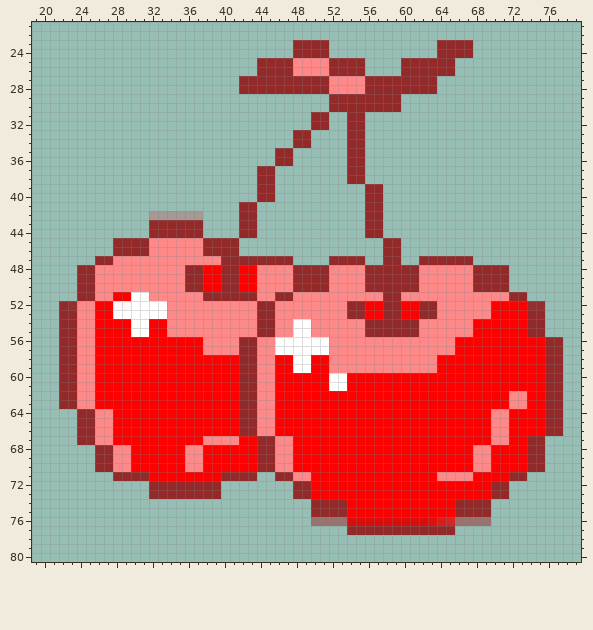
Sprite sheet -- DungeonCrawlers/src/main/resources/regularReward2.png. The picture above is the old version.
The file is 100x100 pixels. Colours within 5 levels of each other are drawn and written as one. Shown: x 19..79, y 21..80.
Once edited:
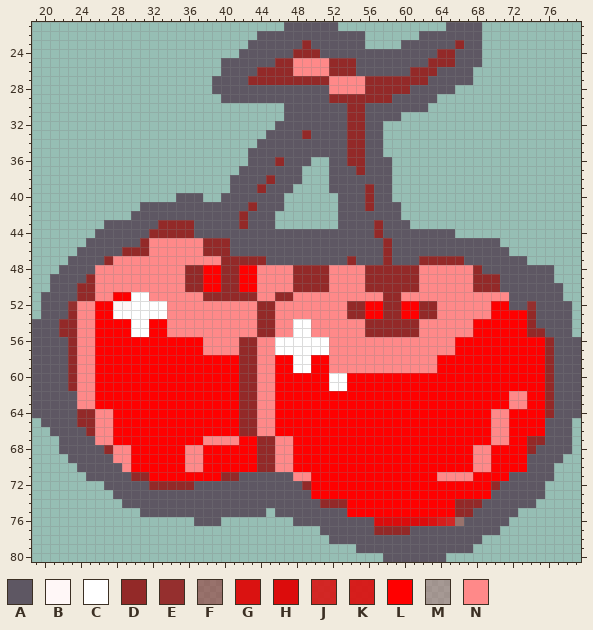
Palette (. is transparent): A #5e5763  B #fff7f7  C #ffffff  D #932928  E #952f2e  F #9a373590  G #dd0c0bf6  H #dc0c0c  J #dd0d0cd9  K #dd0d0ce7  L #ff0000  M #b672727d  N #ff8989
What changed:
Changed rows in their new state; - is an unchanged pixel.
first column x 19:
21 ----------------------------AAAAAA------------AAAA-----------
22 -------------------------AAAAAAAAAAAA------AAAAAAA-----------
23 ------------------------AAAAAA-AAAAAA----AAAAAA-AA-----------
24 -----------------------AAAAAA---AAAAAAAAAAAAA--AAA-----------
25 ---------------------AAAAAA---------AAAAAAAA---AAA-----------
26 ---------------------AAAA-----------AAAAAA---AAAA------------
27 --------------------AAAA--------------------AAAAA------------
28 --------------------AAAAAAAAAAAAA---------AAAAA--------------
29 ---------------------AAAAAAAAAAAA-------AAAAA----------------
30 ----------------------------AAAAAAA--AAAAAAA-----------------
31 ----------------------------AAAAAAA--AAAA--------------------
32 ---------------------------AAAAAAAA--AA----------------------
33 --------------------------AAAA-AAAA--AA----------------------
34 -------------------------AAAAAAAAAA--AA----------------------
35 ------------------------AAAAAAAAAAA--AA----------------------
36 ------------------------AAA-AAA--AA--AAA---------------------
37 -----------------------AAAAAAA---AAA-AAA---------------------
38 ----------------------AAAA-AAA---AAAAAAA---------------------
39 ----------------------AAA-AAA----AAAA-AA---------------------
40 ----------------AAA--AAAAAAA------AAA-AA---------------------
41 ------------AAAAAAAAAAAA-AAA------AAA-AAA--------------------
42 -----------AAAAAAAAAAAA-AAA-------AAAAAAA--------------------
43 --------AAAAAA----AAAAA-AAA-------AAAA-AAA-------------------
44 -------AAAAAA-----AAAAAAAAAAAAAAAAAAAA-AAAAAAAA--------------
45 ------AAAAAA----------AAAAAAAAAAAAAAAAA-AAAAAAAAAAAA---------
46 -----AAAAA------------AAAAAAAAAAAAAAAAA-AAAAAAAAAAAAA--------
47 ----AAAA------------------AAAAAAAAA-AAA-AAA-----AAAAAAA------
48 ---AAAA-------------------------------------------AAAAAAAA---
49 --AAAA----------------------------------------------AAAAAA---
50 --AAA-----------------------------------------------AAAAAAA--
51 -AAAA------------------------------------------------AAAAAA--
52 -AAA-------------------------------------------------AA-AAAA-
53 -AAA----------------------------------------------------AAAA-
54 AAA-----------------------------------------------------AAAA-
55 AAA------------------------------------------------------AAA-
56 AAAA------------------------------------------------------AAA
57 AAAA------------------------------------------------------AAA
58 AAAA------------------------------------------------------AAA
59 AAAA------------------------------------------------------AAA
60 AAAA------------------------------------------------------AAA
61 AAAA------------------------------------------------------AAA
62 AAAAA-----------------------------------------------------AAA
63 AAAAA-----------------------------------------------------AAA
64 AAAAA-----------------------------------------------------AAA
65 -AAAA----------------------------------------------------AAA-
66 --AAAA---------------------------------------------------AAA-
67 ---AAAA--------------------------------------------------AAA-
68 ---AAAAA------------------------------------------------AAAA-
69 ----AAAAA----------------------------------------------AAAA--
70 -----AAAAA---------------------------------------------AAA---
71 ------AAAAA------------AAAAAA------------------------AAAAA---
72 --------AAAAA-----AAAAAAAAAAAA----------------------AAAAA----
73 ---------AAAAAAAAAAAAAAAAAAAAAA--------------------AAAAAA----
74 ----------AAAAAAAAAAAAAAAAAAAAAA------------------AAAAAA-----
75 ------------AAAAAAAAAAAAAA-AAAAAAAA--------------AAAAA-------
76 ------------------AAA--------AAAAAAAAA----------AAAAA--------
77 --------------------------------AAAAAA----AAAAAAAAAA---------
78 ---------------------------------AAAAAAAAAAAAAAAAA-----------
79 ------------------------------------AAAAAAAAAAAAA------------
80 ---------------------------------------AAAAAAA---------------
